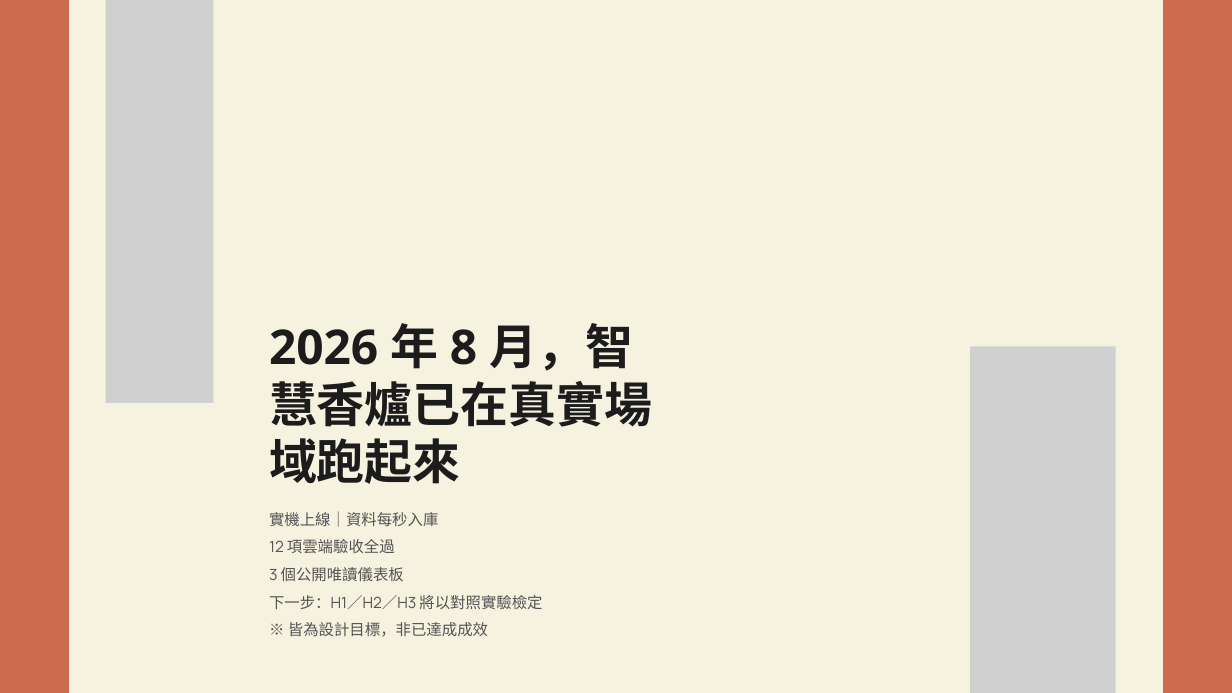
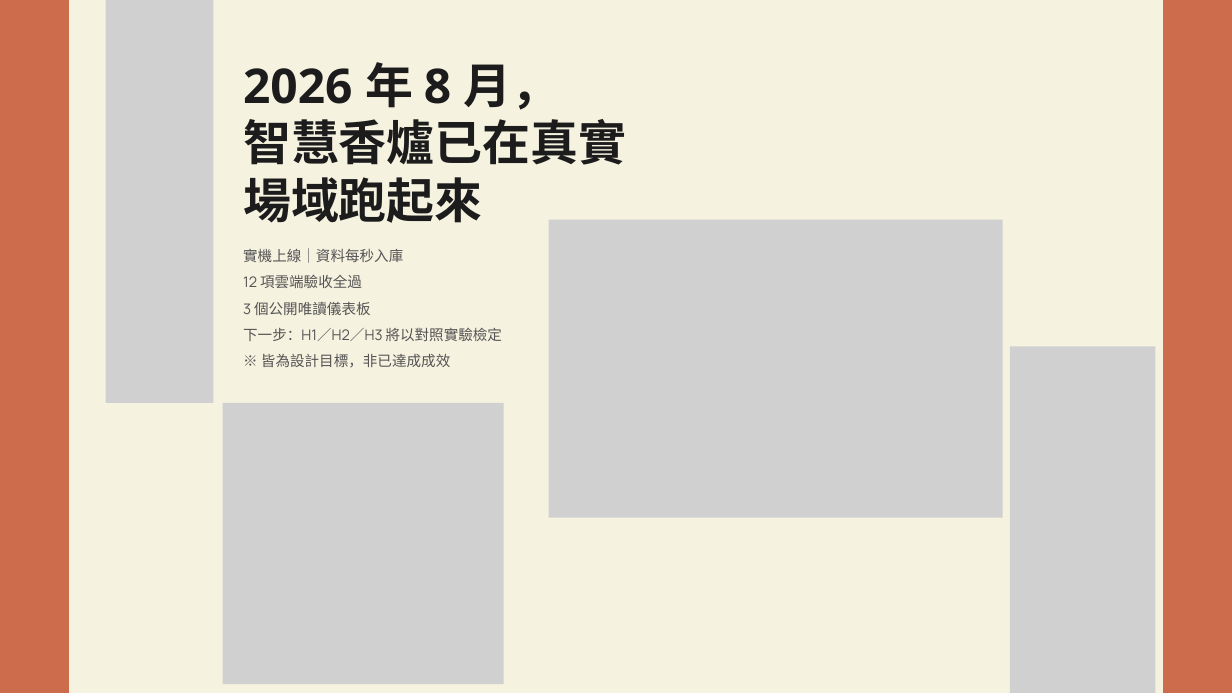
Before and after one commit to feihong9487/WRO2026, a slide deck: slide 9 of 簡報/香爐簡報.pptx. Drawn at 1232x693 pixels with LibreOffice and Linux fonts; fonts in the diff are those of the drawing; grey boxes stand for pictures. Boxes give left, top, right and bottom in pixels: in the first picture for what was removed or moved away, otherwise in the second. Text is boxed around its words. In the diff, an @@ line names an element or a change of style, - is before the commit and + after.

```diff
--- a/簡報/香爐簡報.pptx
+++ b/簡報/香爐簡報.pptx
@@ text at <box>243,62,626,223</box>: text changed @@
-2026 年 8 月，智慧香爐已在真實場域跑起來
+2026 年 8 月，
+智慧香爐已在真實場域跑起來
@@ text "實機上線｜資料每秒入庫": place and size @@
-text "實機上線｜資料每秒入庫" at <box>269,511,542,637</box>
+text "實機上線｜資料每秒入庫" at <box>243,248,503,368</box>
@@ text "實機上線｜資料每秒入庫" at <box>243,248,503,368</box>: size 18 to 17 pt; line spacing 32.4pt to 30.6pt @@
@@ picture added at <box>549,219,1003,517</box> @@
@@ picture: place and size @@
-picture at <box>970,346,1116,693</box>
+picture at <box>1010,346,1156,693</box>
@@ picture added at <box>222,403,503,684</box> @@
```
Also in this commit, not shown: 6 other slides changed, 9 other files.
